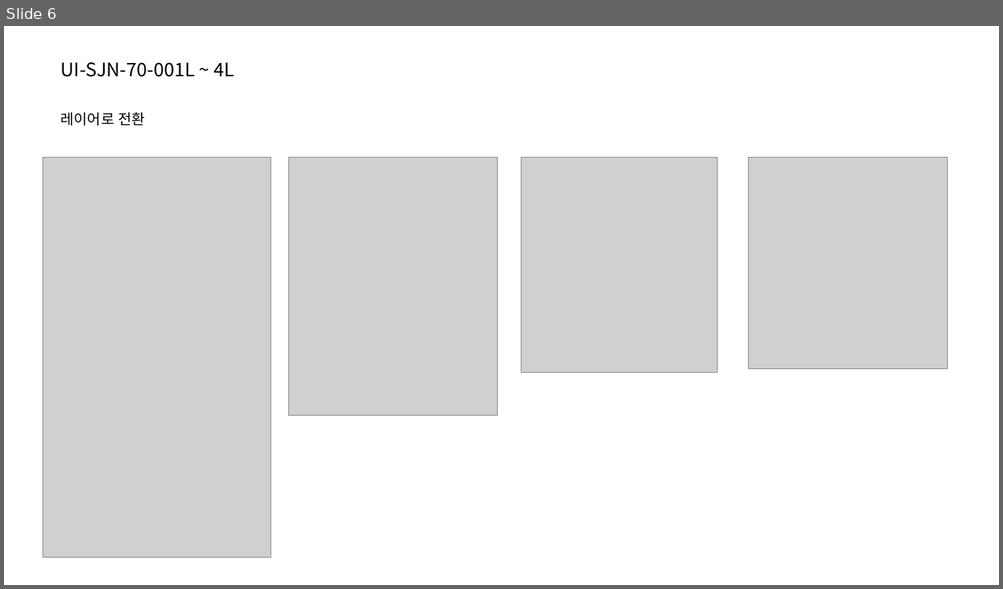
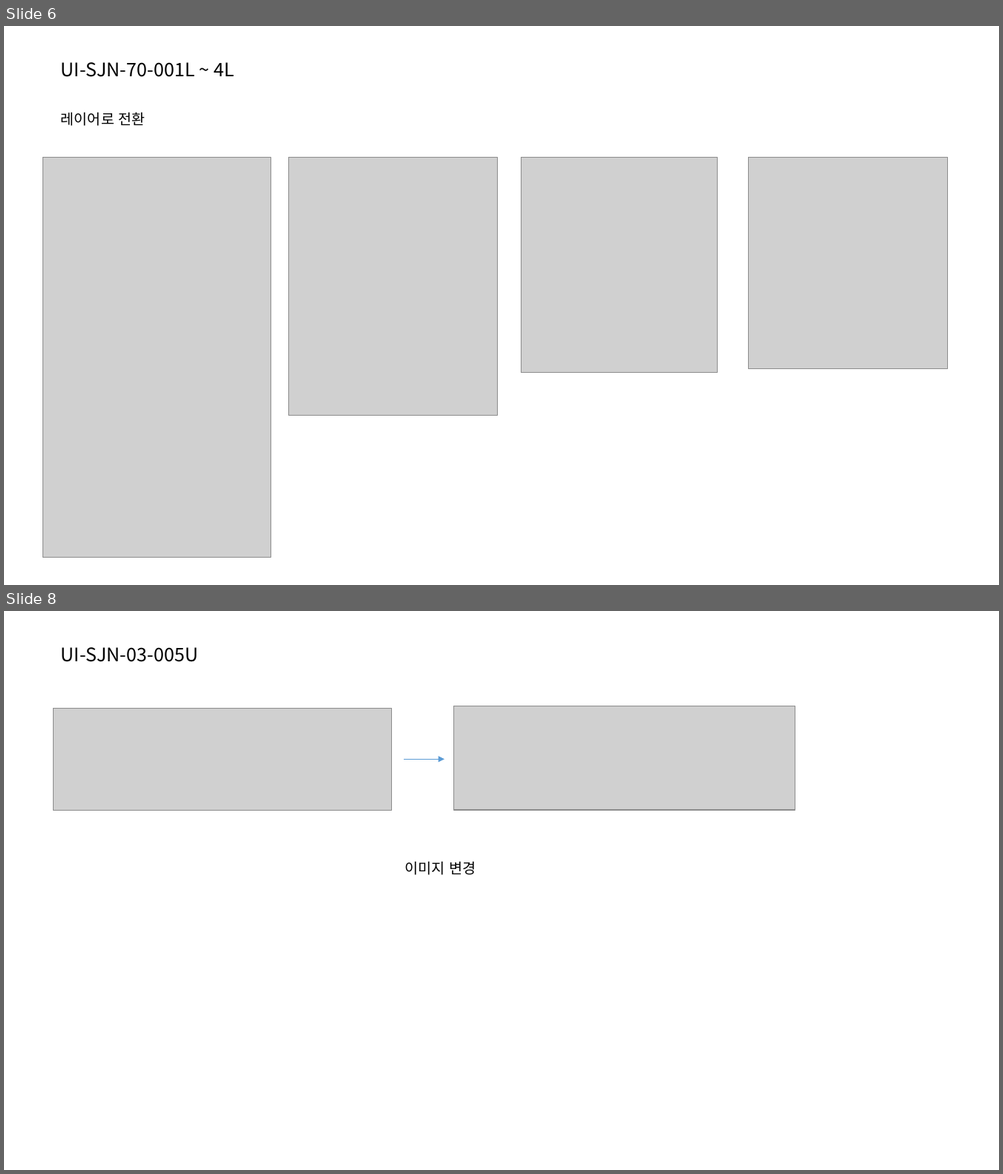
Before and after one commit to jeoungGyy/sejong, a slide deck: ppt/03-30.pptx. Shown one above the other, each under a label of ours: slide 6 before the commit, slides 6 and 8 after it; the slides between them are not shown. The pictures are 1003x589 and 1003x1174 pixels, drawn with LibreOffice and Linux fonts; fonts in the diff are those of the drawing; grey boxes stand for pictures. Boxes give left, top, right and bottom in pixels: in the first picture for what was removed or moved away, otherwise in the second. Text is boxed around its words. In the diff, an @@ line names an element or a change of style, - is before the commit and + after.

Commit message:
이미지 변경 및 추가

```diff
--- a/ppt/03-30.pptx
+++ b/ppt/03-30.pptx
@@ slide 8 added at bbox=[4, 611, 999, 1170], background #FFFFFF @@
@@ text added at bbox=[61, 647, 199, 662], 18 pt, text #000000 @@
+UI-SJN-03-005U
@@ picture added at bbox=[54, 708, 391, 809] @@
@@ picture added at bbox=[454, 706, 795, 810] @@
@@ arrow added from (403, 760) to (444, 760), #5B9BD5 0.5 pt @@
@@ text added at bbox=[405, 861, 475, 875], 14 pt, text #000000 @@
+이미지 변경
```
Also in this commit, not shown: 1 other slide added, 7 other files.
